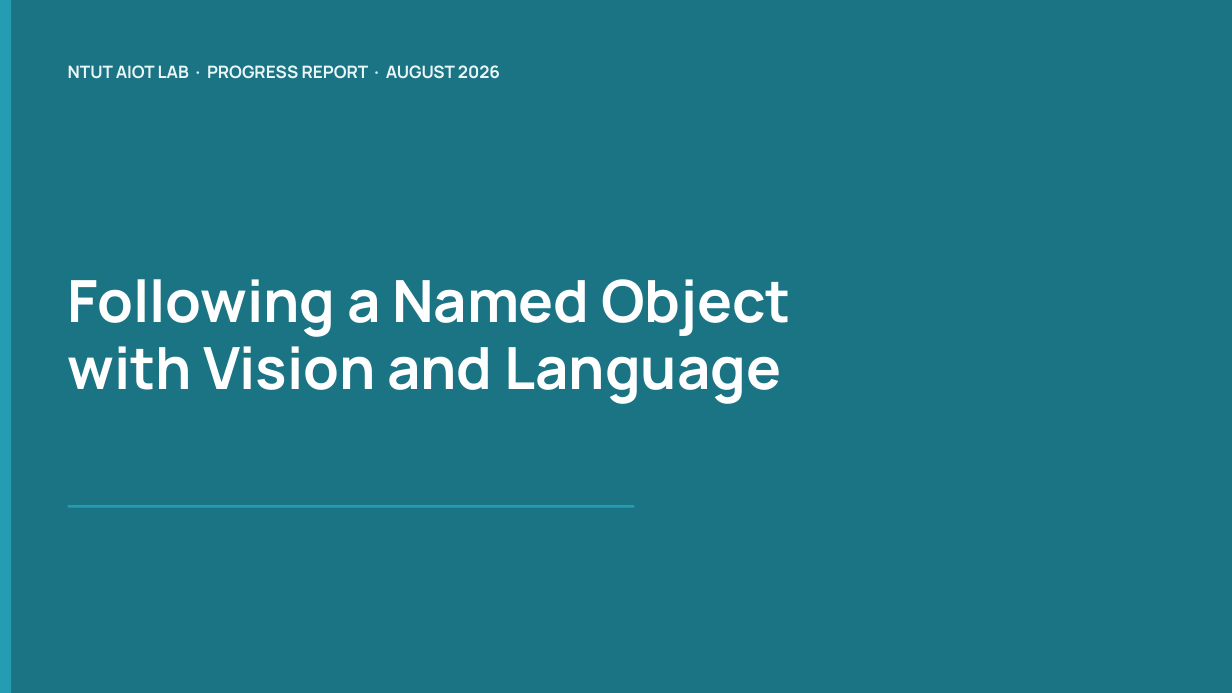
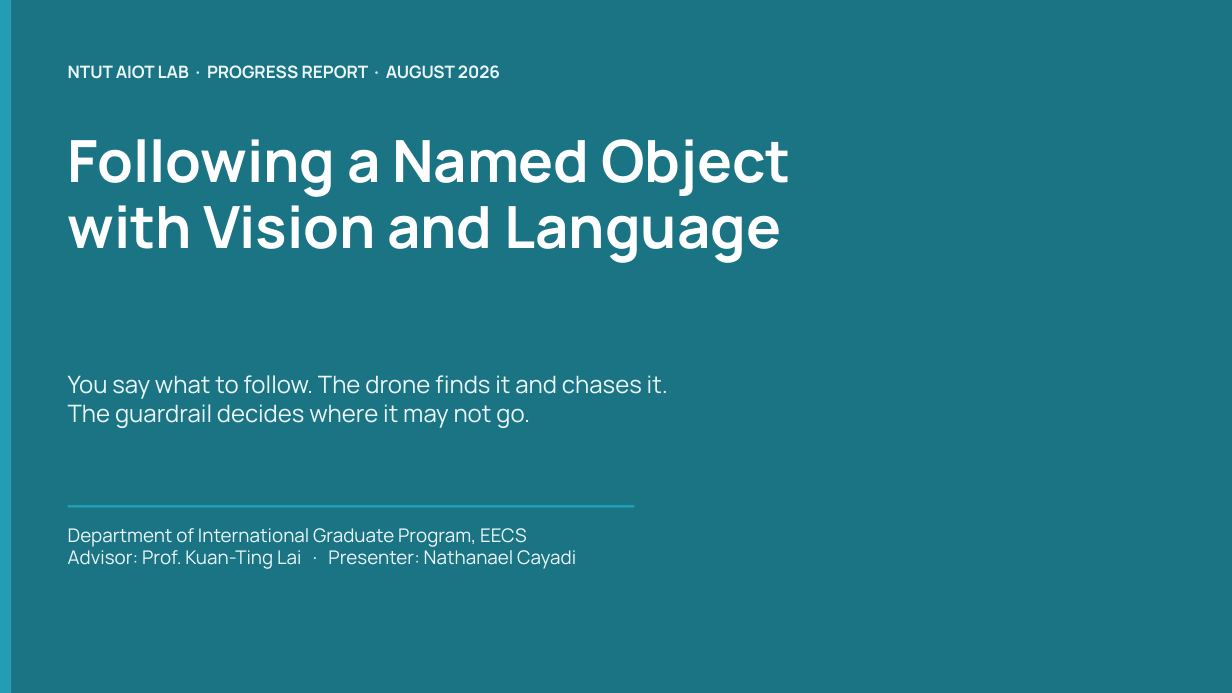
Before and after one commit to Nathanael1721/vla-uav-guardrail, a slide deck: slide 1 of contrib/ntut-vla/docs/VLA-Guardrail-Follow-Aug2026.pptx. Drawn at 1232x693 pixels with LibreOffice and Linux fonts; fonts in the diff are those of the drawing. Boxes give left, top, right and bottom in pixels: in the first picture for what was removed or moved away, otherwise in the second. Text is boxed around its words. In the diff, an @@ line names an element or a change of style, - is before the commit and + after.

```diff
--- a/contrib/ntut-vla/docs/VLA-Guardrail-Follow-Aug2026.pptx
+++ b/contrib/ntut-vla/docs/VLA-Guardrail-Follow-Aug2026.pptx
@@ text "Following a Named Object": place and size @@
-text "Following a Named Object" at [68, 279, 791, 404]
+text "Following a Named Object" at [68, 139, 791, 263]
@@ text added at [68, 375, 668, 428], 14 pt, text #EAF6F8 @@
+You say what to follow. The drone finds it and chases it.
+The guardrail decides where it may not go.
@@ text added at [68, 528, 576, 569], 11 pt, text #EAF6F8 @@
+Department of International Graduate Program, EECS
+Advisor: Prof. Kuan-Ting Lai · Presenter: Nathanael Cayadi
```
Also in this commit, not shown: 8 other slides changed, 2 slides added, 2 slides removed, 7 other files.
